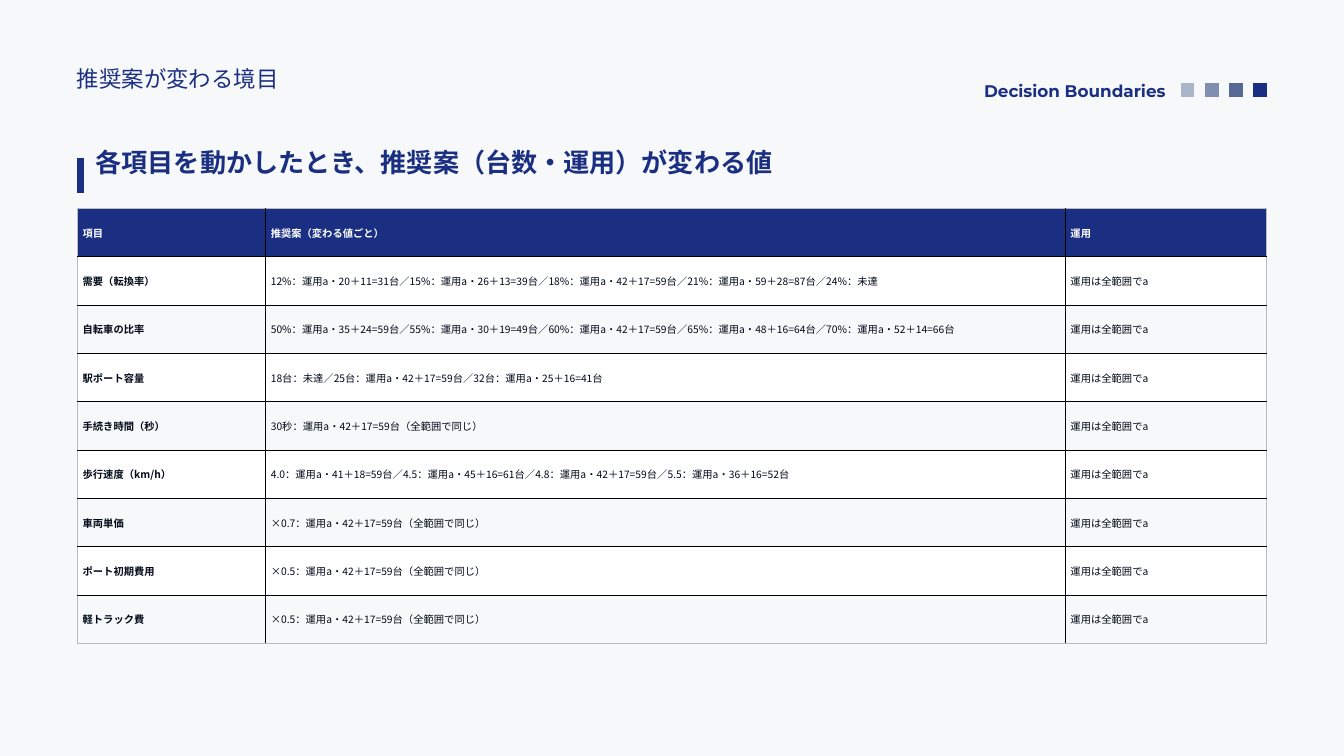
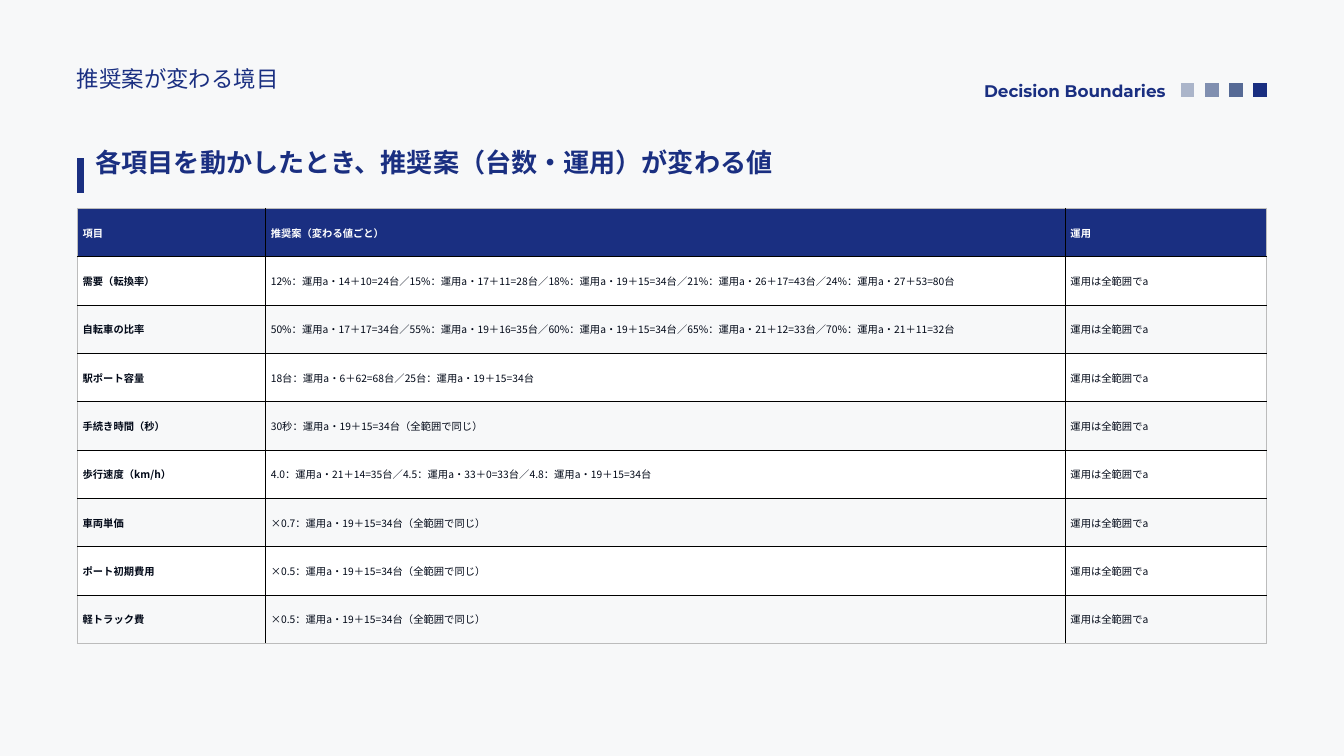
Before and after one commit to saigaeno-cmd/mikuri_sim, a slide deck: slide 16 of data/output/study/報告_モビリティシェア検討.pptx. Drawn at 1344x756 pixels with LibreOffice and Linux fonts; fonts in the diff are those of the drawing. Boxes give left, top, right and bottom in pixels: in the first picture for what was removed or moved away, otherwise in the second. Text is boxed around its words. In the diff, an @@ line names an element or a change of style, - is before the commit and + after.

```diff
--- a/data/output/study/報告_モビリティシェア検討.pptx
+++ b/data/output/study/報告_モビリティシェア検討.pptx
@@ table at bbox=[77, 208, 1267, 644] @@
-row 2, column 2: 12%：運用a・20＋11=31台／15%：運用a・26＋13=39台／18%：運用a・42＋17=59台／21%：運用a・59＋28=87台／24%：未達
+row 2, column 2: 12%：運用a・14＋10=24台／15%：運用a・17＋11=28台／18%：運用a・19＋15=34台／21%：運用a・26＋17=43台／24%：運用a・27＋53=80台
-row 3, column 2: 50%：運用a・35＋24=59台／55%：運用a・30＋19=49台／60%：運用a・42＋17=59台／65%：運用a・48＋16=64台／70%：運用a・52＋14=66台
+row 3, column 2: 50%：運用a・17＋17=34台／55%：運用a・19＋16=35台／60%：運用a・19＋15=34台／65%：運用a・21＋12=33台／70%：運用a・21＋11=32台
-row 4, column 2: 18台：未達／25台：運用a・42＋17=59台／32台：運用a・25＋16=41台
+row 4, column 2: 18台：運用a・6＋62=68台／25台：運用a・19＋15=34台
-row 5, column 2: 30秒：運用a・42＋17=59台（全範囲で同じ）
+row 5, column 2: 30秒：運用a・19＋15=34台（全範囲で同じ）
-row 6, column 2: 4.0：運用a・41＋18=59台／4.5：運用a・45＋16=61台／4.8：運用a・42＋17=59台／5.5：運用a・36＋16=52台
+row 6, column 2: 4.0：運用a・21＋14=35台／4.5：運用a・33＋0=33台／4.8：運用a・19＋15=34台
-row 7, column 2: ×0.7：運用a・42＋17=59台（全範囲で同じ）
+row 7, column 2: ×0.7：運用a・19＋15=34台（全範囲で同じ）
-row 8, column 2: ×0.5：運用a・42＋17=59台（全範囲で同じ）
+row 8, column 2: ×0.5：運用a・19＋15=34台（全範囲で同じ）
-row 9, column 2: ×0.5：運用a・42＋17=59台（全範囲で同じ）
+row 9, column 2: ×0.5：運用a・19＋15=34台（全範囲で同じ）
```
Also in this commit, not shown: 15 other slides changed, 6 other files.
